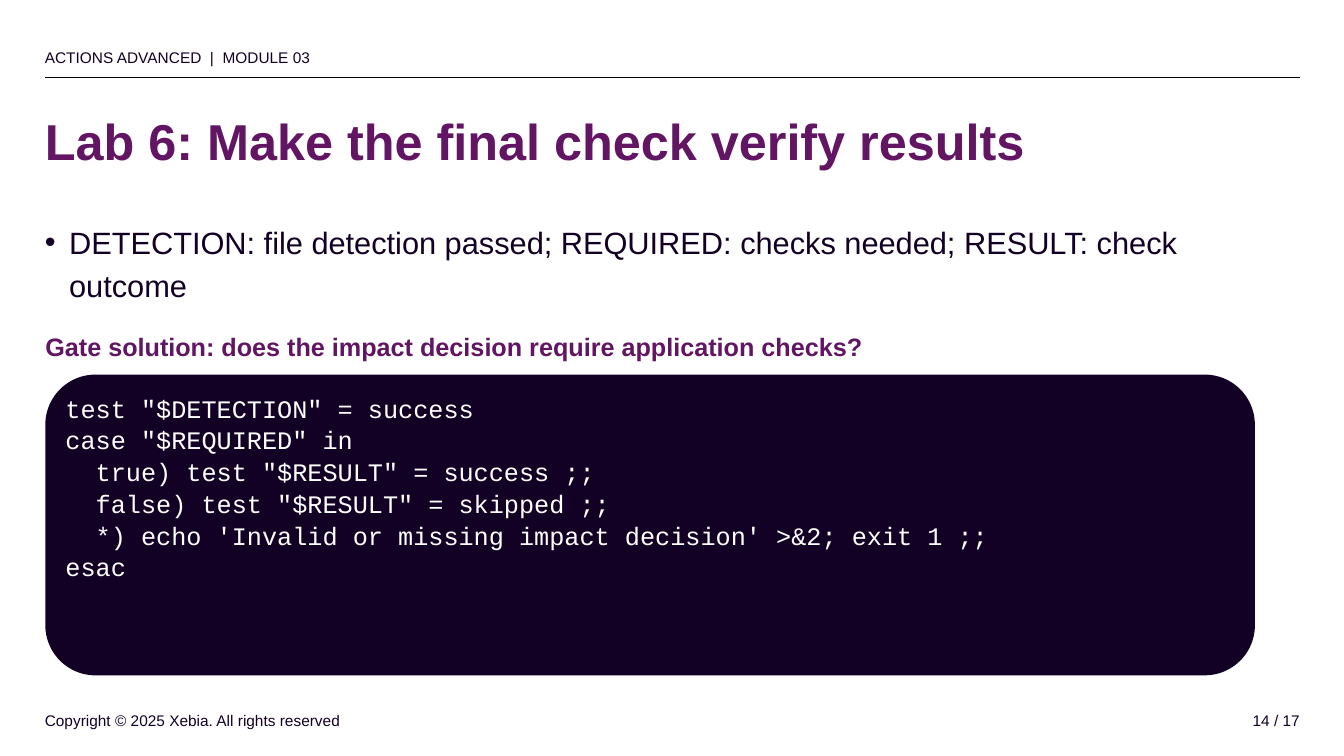
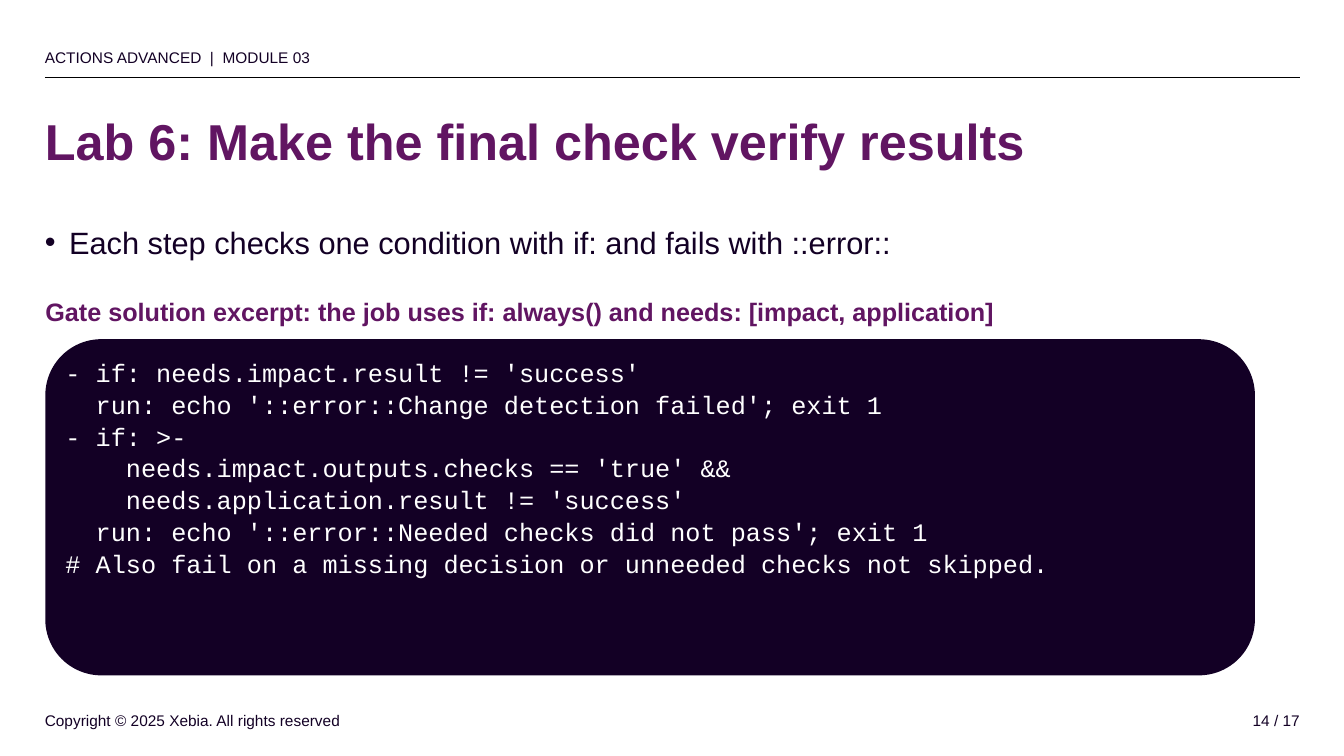
Before and after one commit to rajbos/github-actions-advanced-v3, a slide deck: slide 14 of slides/powerpoint/03-policy.pptx. Drawn at 1344x756 pixels with LibreOffice and Linux fonts; fonts in the diff are those of the drawing; background and template pictures are left out. Boxes give left, top, right and bottom in pixels: in the first picture for what was removed or moved away, otherwise in the second. Text is boxed around its words. In the diff, an @@ line names an element or a change of style, - is before the commit and + after.

```diff
--- a/slides/powerpoint/03-policy.pptx
+++ b/slides/powerpoint/03-policy.pptx
@@ text at (69, 231, 891, 260): text changed @@
-• DETECTION: file detection passed; REQUIRED: checks needed; RESULT: check outcome
+• Each step checks one condition with if: and fails with ::error::
@@ text at (45, 302, 993, 326): text changed @@
-Gate solution: does the impact decision require application checks?
+Gate solution excerpt: the job uses if: always() and needs: [impact, application]
@@ rounded rectangle: place and size @@
-rounded rectangle at (45, 375, 1255, 676)
+rounded rectangle at (45, 339, 1255, 676)
@@ text at (96, 364, 1048, 579): text changed @@
-test "$DETECTION" = success
-case "$REQUIRED" in
-true) test "$RESULT" = success ;;
-false) test "$RESULT" = skipped ;;
-*) echo 'Invalid or missing impact decision' >&2; exit 1 ;;
-esac
+- if: needs.impact.result != 'success'
+run: echo '::error::Change detection failed'; exit 1
+- if: >-
+needs.impact.outputs.checks == 'true' &&
+needs.application.result != 'success'
+run: echo '::error::Needed checks did not pass'; exit 1
+# Also fail on a missing decision or unneeded checks not skipped.
```
Also in this commit, not shown: 11 other slides changed, 41 other files.
